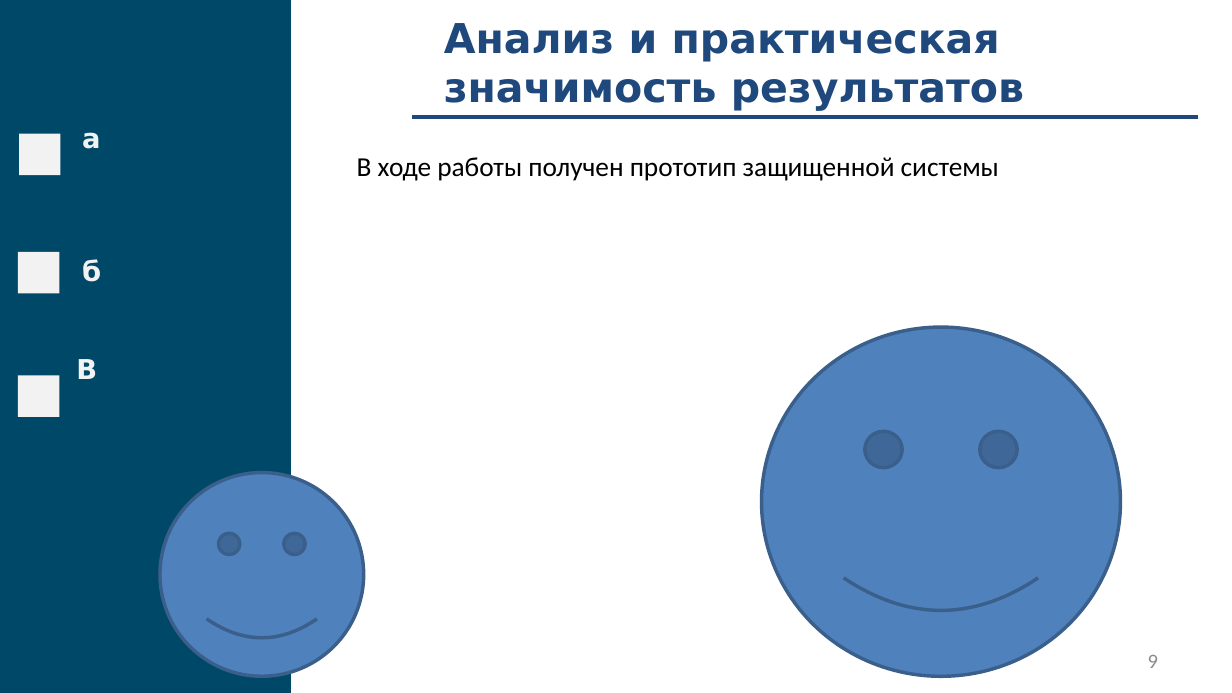
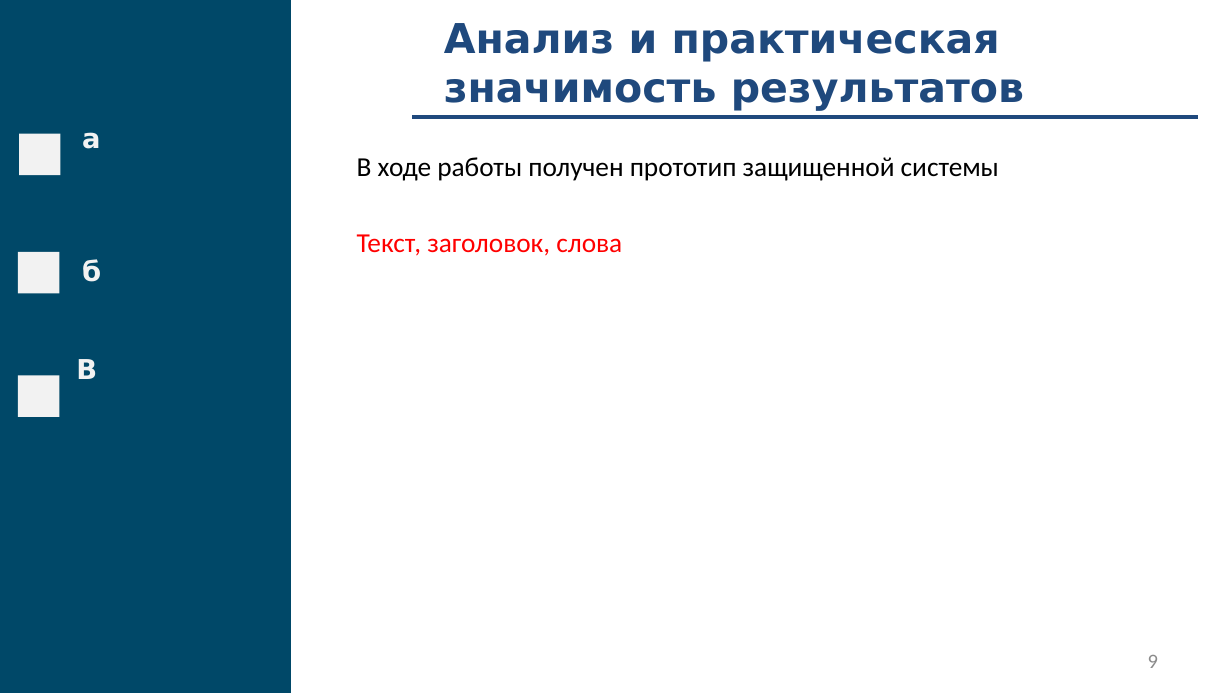
Before and after one commit to fanglores/Gagarin-2022, a slide deck: slide 9 of doc/Presentation.pptx. Drawn at 1232x693 pixels with LibreOffice and Linux fonts; fonts in the diff are those of the drawing. Boxes give left, top, right and bottom in pixels: in the first picture for what was removed or moved away, otherwise in the second. Text is boxed around its words. In the diff, an @@ line names an element or a change of style, - is before the commit and + after.

```diff
--- a/doc/Presentation.pptx
+++ b/doc/Presentation.pptx
@@ text at box(357, 234, 622, 256): paragraph added @@
+Текст, заголовок, слова
@@ smiley face removed at box(761, 328, 1120, 676) @@
@@ smiley face removed at box(160, 473, 363, 676) @@
```
Also in this commit, not shown: 4 other slides changed.
